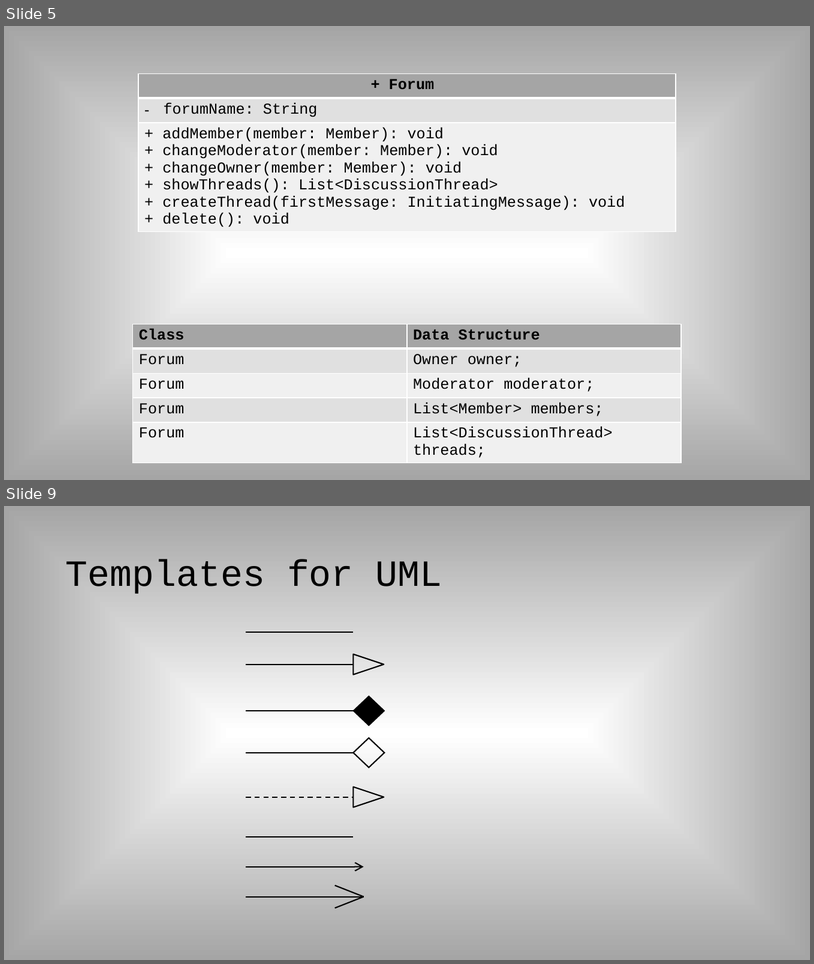
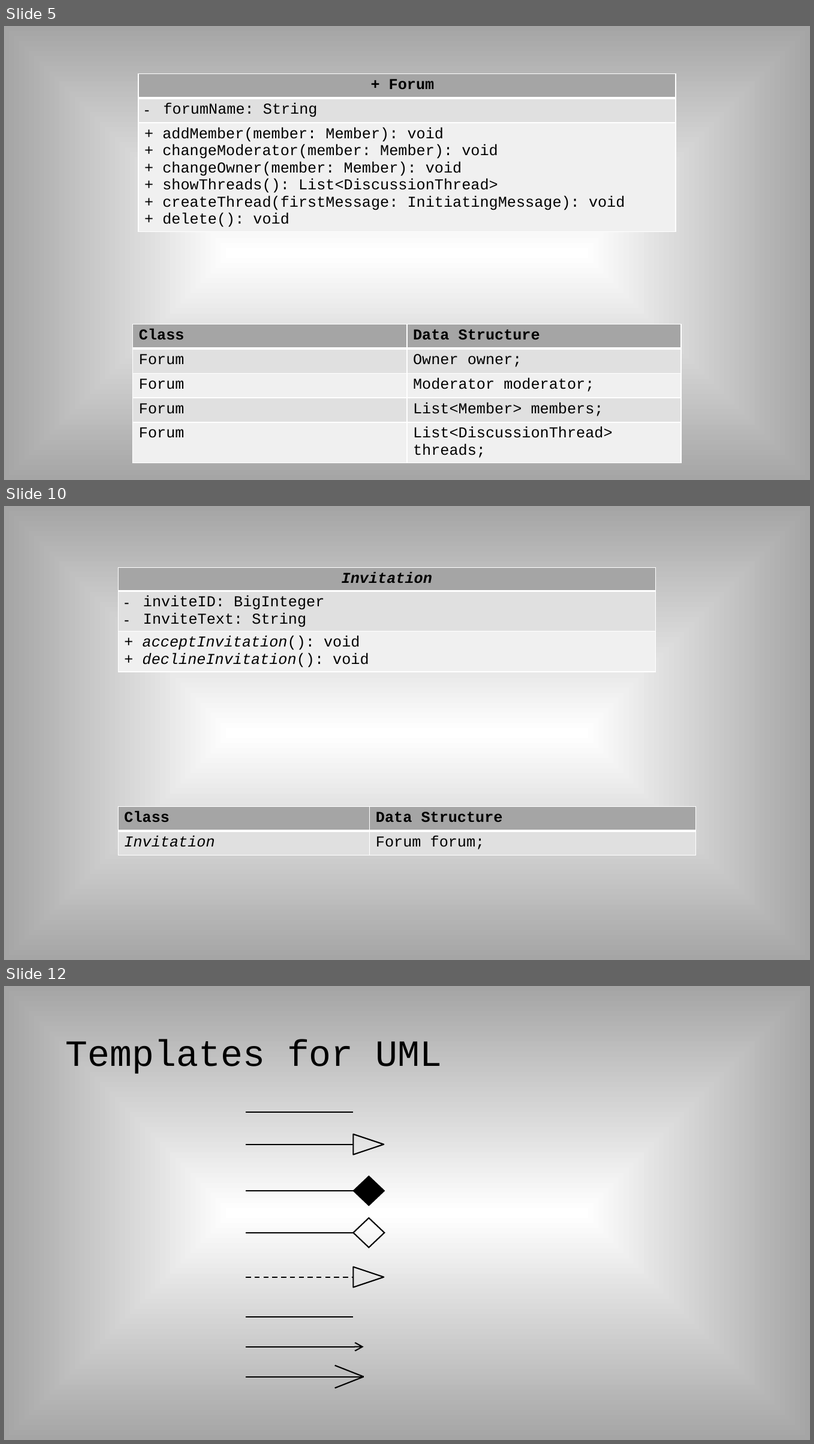
Before and after one commit to MaxHumes/SoftwareMethodologyProjects, a slide deck: UMLAssignment/UML.pptx. Shown one above the other, each under a label of ours: slides 5 and 9 before the commit, slides 5, 10 and 12 after it; the slides between them are not shown. The pictures are 814x964 and 814x1444 pixels, drawn with LibreOffice and Linux fonts; fonts in the diff are those of the drawing. Boxes give left, top, right and bottom in pixels: in the first picture for what was removed or moved away, otherwise in the second. Text is boxed around its words. In the diff, an @@ line names an element or a change of style, - is before the commit and + after.

Commit message:
Updated classes

```diff
--- a/UMLAssignment/UML.pptx
+++ b/UMLAssignment/UML.pptx
@@ slide 10 added at (4, 506, 810, 960), background gradient #FFFFFF to #A5A5A5 @@
@@ table added at (119, 568, 656, 676), 3 rows, 1 columns @@
+Invitation
+inviteID: BigInteger / InviteText: String
++ acceptInvitation(): void / + declineInvitation(): void
@@ table added at (119, 806, 696, 855), 2 rows, 2 columns @@
+Class | Data Structure
+Invitation | Forum forum;
@@ what was slide 9 is now slide 12 @@
```
Also in this commit, not shown: 3 slides changed, 2 other slides added.
